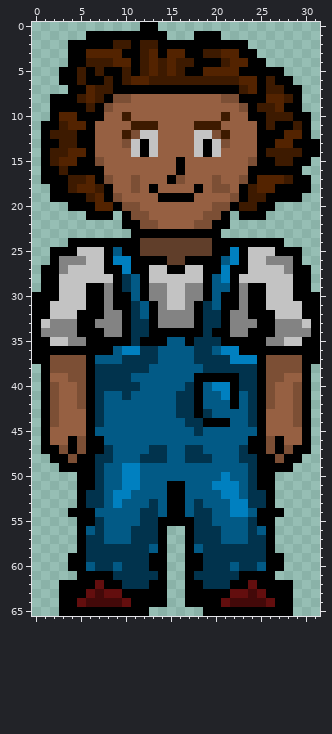
Pixel-art file: world-quest/Art/Characters/NPCs/NPC1.aseprite. The picture above was drawn from the file before the commit.
32x66 pixels, 1 frame.
Once edited:
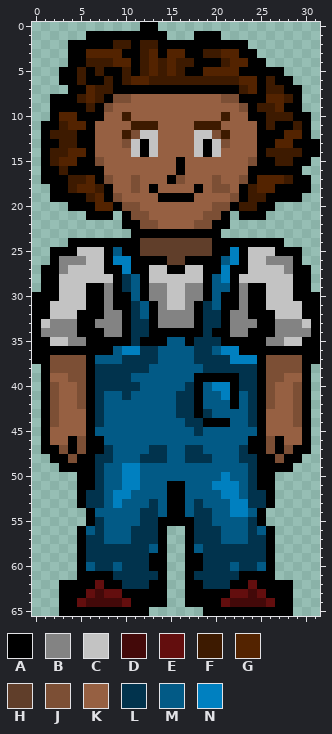
Palette (. is transparent): A #000000  B #838383  C #c3c3c3  D #430909  E #630e0e  F #3d1a00  G #532300  H #603e2a  J #7c4f35  K #966042  L #01334d  M #025a86  N #0080c0
Diff:
y 54: x 4..5 AA -> ..; x 26..27 AA -> ..
y 55: x 5 A -> .; x 26 A -> .
y 59..60: x 4 A -> .; x 27 A -> .
Boxes around the changes in both pictures, in picture pixels (x1, y1, x2, y2):
erased: (68, 508, 86, 571)
erased: (266, 508, 284, 571)
